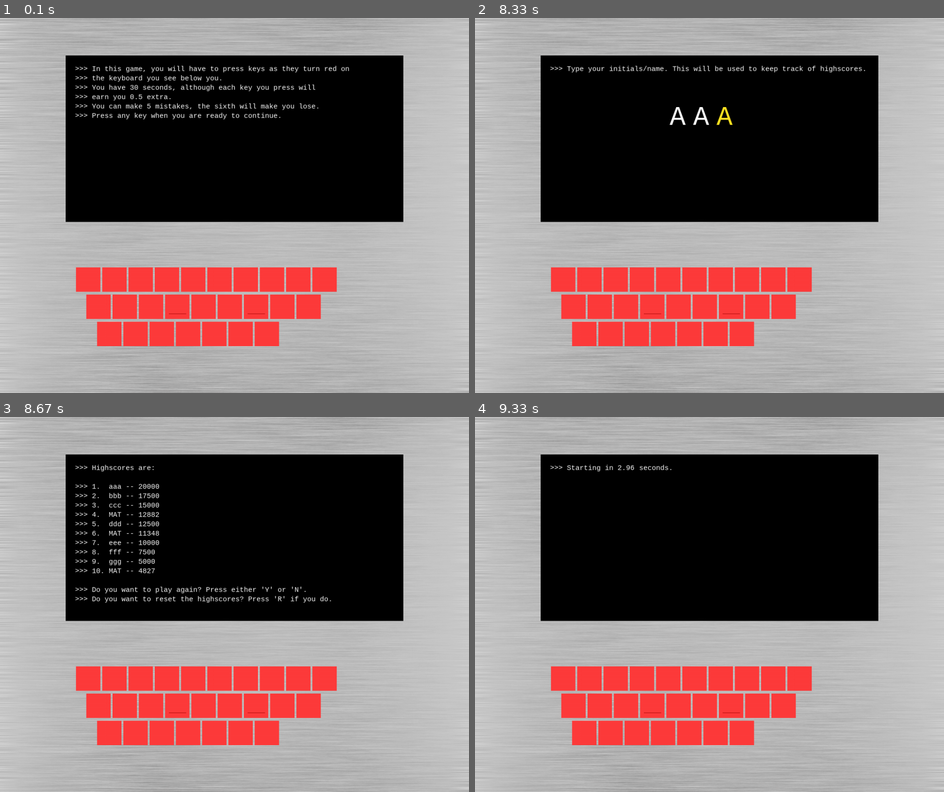
Above: before the commit, frames 1-4 (two rows, left to right).
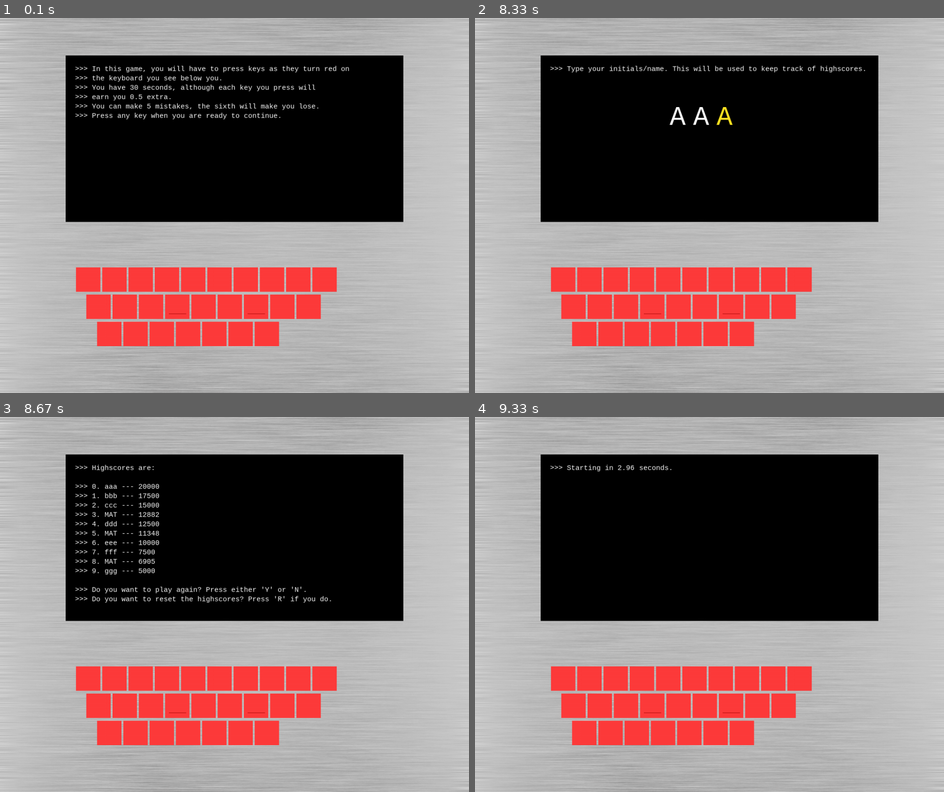
Above: after the commit, the same moments.

Repository: matthew-e-brown/Grade-11-Python-CCA
Game: pygame game, started from pygame Keypress Game.py
Two runs of this game, one before a commit and one after it. Both use one fixed random seed, a clock stepped at 60 frames per second and the inputs below.
Inputs:
- Up to frame 1 (0.1 s): no input
- Up to frame 2 (8.33 s): tap Enter at 0.33, 8.07 s; tap Space at 3.67, 7.07 s; hold D 4-4.47 s; hold W 4.5-4.8 s; tap C at 4.65, 6.05 s; hold D 4.83-5.3 s; hold A 5.33-5.87 s; hold S 5.9-6.2 s; hold Right 7.4-8.03 s
- Up to frame 3 (8.67 s): tap Enter at 8.4 s
- Up to frame 4 (9.33 s): tap C at 8.8, 9.1, 9.3 s; tap Y at 8.88 s

Frames 1-2 are identical in both runs. In frame 3, 0.3% of the frame differs, in the area x 19-33%, y 17-43%; in frame 4, nothing differs.

Commit message:
Modernizing to more Idiomatic Python

Diff:
--- a/highscores.txt
+++ b/highscores.txt
@@ -6,5 +6,5 @@
 11348:MAT
 10000:eee
 7500:fff
+6905:MAT
 5000:ggg
-4827:MAT
--- a/pygame Keypress Game.py
+++ b/pygame Keypress Game.py
@@ -51,7 +51,6 @@
 monitorFontBigBold = pygame.font.Font("C:/Windows/Fonts/consolab.ttf", 62)
 
 ##Define some Texts
-
 def timerText(x, y): ## This has a special function so I can blit two chunks of text together using x and y as arugments. It keeps things relative.
     if int((timer-elapsed)*100+0.5)/100 > 0 and strikes > mistakes:
         timerText1 = monitorFont.render(">>> You have " + str(int((timer - elapsed)*100+0.5)/100), True, WHITE)
@@ -64,82 +63,25 @@
         screen.blit(timerText,[x, y])
 
 def highscoresText(x, y): ## Running this command will blit a block of the highscores onto the screen as if it was a sprite.
-    highscores = scoresSTRING() #the scoresSTRING() function returns a list made of tuples, that look like: (ANA, 14313) #(not that she'd ever get a score that high)
-    names = scoresSTRING()
-
-    for i in range(0, (len(highscores))):
-        highscores[i] = (highscores[i])[0]
-    for i in range(0, (len(names))):
-        names[i] = (names[i])[1]
-
-    ## ^^ that block takes the two lists names and highscores (which both look the same currently)
-    ## and makes them things like (ANA, MAT, ZAC, MVM) and (132, 20000, 1220, 0) (except in order).
-
-    highscoresText    = monitorFont.render(">>> Highscores are:", True, WHITE)
-
-    if "b" not in highscores[0]:
-        highscore1Text      = monitorFont.render(">>> 1.  " + names[0] + " -- " + highscores[0], True, WHITE)
-    elif "b" in highscores[0]:
-        highscore1Text      = monitorFontBold.render(">>> 1.  " + names[0] + " -- " + highscores[0].split(":")[0], True, YELLOW)
-
-    if "b" not in highscores[1]:
-        highscore2Text      = monitorFont.render(">>> 2.  " + names[1] + " -- " + highscores[1], True, WHITE)
-    elif "b" in highscores[1]:
-        highscore2Text      = monitorFontBold.render(">>> 2.  " + names[1] + " -- " + highscores[1].split(":")[0], True, YELLOW)
-
-    if "b" not in highscores[2]:
-        highscore3Text      = monitorFont.render(">>> 3.  " + names[2] + " -- " + highscores[2], True, WHITE)
-    elif "b" in highscores[2]:
-        highscore3Text      = monitorFontBold.render(">>> 3.  " + names[2] + " -- " + highscores[2].split(":")[0], True, YELLOW)
-
-    if "b" not in highscores[3]:
-        highscore4Text      = monitorFont.render(">>> 4.  " + names[3] + " -- " + highscores[3], True, WHITE)
-    elif "b" in highscores[3]:
-        highscore4Text      = monitorFontBold.render(">>> 4.  " + names[3] + " -- " + highscores[3].split(":")[0], True, YELLOW)
-
-    if "b" not in highscores[4]:
-        highscore5Text      = monitorFont.render(">>> 5.  " + names[4] + " -- " + highscores[4], True, WHITE)
-    elif "b" in highscores[4]:
-        highscore5Text      = monitorFontBold.render(">>> 5.  " + names[4] + " -- " + highscores[4].split(":")[0], True, YELLOW)
-
-    if "b" not in highscores[5]:
-        highscore6Text      = monitorFont.render(">>> 6.  " + names[5] + " -- " + highscores[5], True, WHITE)
-    elif "b" in highscores[5]:
-        highscore6Text      = monitorFontBold.render(">>> 6.  " + names[5] + " -- " + highscores[5].split(":")[0], True, YELLOW)
-
-    if "b" not in highscores[6]:
-        highscore7Text      = monitorFont.render(">>> 7.  " + names[6] + " -- " + highscores[6], True, WHITE)
-    elif "b" in highscores[6]:
-        highscore7Text      = monitorFontBold.render(">>> 7.  " + names[6] + " -- " + highscores[6].split(":")[0], True, YELLOW)
-
-    if "b" not in highscores[7]:
-        highscore8Text      = monitorFont.render(">>> 8.  " + names[7] + " -- " + highscores[7], True, WHITE)
-    elif "b" in highscores[7]:
-        highscore8Text      = monitorFontBold.render(">>> 8.  " + names[7] + " -- " + highscores[7].split(":")[0], True, YELLOW)
-
-    if "b" not in highscores[8]:
-        highscore9Text      = monitorFont.render(">>> 9.  " + names[8] + " -- " + highscores[8], True, WHITE)
-    elif "b" in highscores[8]:
-        highscore9Text      = monitorFontBold.render(">>> 9.  " + names[8] + " -- " + highscores[8].split(":")[0], True, YELLOW)
-
-    if "b" not in highscores[9]:
-        highscore10Text      = monitorFont.render(">>> 10. " + names[9] + " -- " + highscores[9], True, WHITE)
-    elif "b" in highscores[9]:
-        highscore10Text      = monitorFontBold.render(">>> 10. " + names[9] + " -- " + highscores[9].split(":")[0], True, YELLOW)
-
+    highscores = []
+    names = [];
+    for string in scoresSTRING():
+        highscores.append(string[0])
+        names.append(string[1])
+
+    highscoresText = monitorFont.render(">>> Highscores are:", True, WHITE)
+
+    highscoresListText = []
+    for i, score in enumerate(highscores, 0):
+        c = WHITE if "b" not in score else YELLOW
+        if "b" in score:
+            score = score.split(":")[0]
+        highscoresListText.append(monitorFont.render(">>> {0}. {1} --- {2}".format(i, names[i], score), True, c))
     ## ^^ pretty self-explanatory. The one that is the newly achieved high scores is bolded, hence the ":b".
 
     screen.blit(highscoresText, [x, y])
-    screen.blit(highscore1Text, [x, y+40])
-    screen.blit(highscore2Text, [x, y+60])
-    screen.blit(highscore3Text, [x, y+80])
-    screen.blit(highscore4Text, [x, y+100])
-    screen.blit(highscore5Text, [x, y+120])
-    screen.blit(highscore6Text, [x, y+140])
-    screen.blit(highscore7Text, [x, y+160])
-    screen.blit(highscore8Text, [x, y+180])
-    screen.blit(highscore9Text, [x, y+200])
-    screen.blit(highscore10Text, [x, y+220])
+    for i, scoreText in enumerate(highscoresListText, 0):
+        screen.blit(scoreText, [x, y+40+(20*i)])
 
     ## ^^ put them all on the screen right after each other
 
@@ -184,7 +126,6 @@
 ## Define some game functions
 
 def timerGraphic(cx, cy, radius):
-
     ##This function, along with its arguments, allows for the timer circle to be drawn
     #anywhere on the screen, and have all it's pieces stay together.
 
@@ -265,33 +206,12 @@
     screen.blit(mistakesLeft, [x + (w*1/100), y - (h*2/3)])
 
 def drawKeys(color):
-
-    key_locations_top_X = [x[0] for x in key_locations_top]
-    key_locations_top_Y = [y[1] for y in key_locations_top]
-    ## ^^ separates x from y and stores them in separate lists
-    key_locations_mid_X = [x[0] for x in key_locations_mid]
-    key_locations_mid_Y = [y[1] for y in key_locations_mid]
-    ## ^^ this is the only code I found on the internet, LOL
-    key_locations_bot_X = [x[0] for x in key_locations_bot]
-    key_locations_bot_Y = [y[1] for y in key_locations_bot]
-
-    for i in range(len(key_locations_top)):
-        key_location_top_X = key_locations_top_X[i]
-        key_location_top_Y = key_locations_top_Y[i]
-
-        pygame.draw.rect(screen, color, [key_location_top_X, key_location_top_Y, 52, 52])
-
-    for i in range(len(key_locations_mid)):
-        key_location_mid_X = key_locations_mid_X[i]
-        key_location_mid_Y = key_locations_mid_Y[i]
-
-        pygame.draw.rect(screen, color, [key_location_mid_X, key_location_mid_Y, 52, 52])
-
-    for i in range(len(key_locations_bot)):
-        key_location_bot_X = key_locations_bot_X[i]
-        key_location_bot_Y = key_locations_bot_Y[i]
-
-        pygame.draw.rect(screen, color, [key_location_bot_X, key_location_bot_Y, 52, 52])
+    for location in key_locations_top:
+        pygame.draw.rect(screen, color, [location[0], location[1], 52, 52])
+    for location in key_locations_mid:
+        pygame.draw.rect(screen, color, [location[0], location[1], 52, 52])
+    for location in key_locations_bot:
+        pygame.draw.rect(screen, color, [location[0], location[1], 52, 52])
 
     if color == LIGHTGREEN:
         pygame.draw.line(screen, GREEN, (360, 630), (396, 630), 2) #F key's bump
@@ -305,6 +225,12 @@
     CORkey = random.randint(97, 122)
     return CORkey
     ## The randint is 97, 122 because the numbers 97 to 122 in ASCII represent "a" to "z".
+
+allKeys = [
+    [113, 119, 101, 114, 116, 121, 117, 105, 111, 112],
+    [97, 115, 100, 102, 103, 104, 106, 107, 108],
+    [112, 120, 99, 118, 98, 110, 109]
+]
 
 def getCORSpot(key):
     ## This determines what row, and what key on that row starting from the left, each letter
@@ -312,40 +238,10 @@
     global CORKeyRow
     global CORKeyN
 
-    if key == 113 or key == 119 or key == 101 or key == 114 or key == 116 or key == 121 or key == 117 or key == 105 or key == 111 or key == 112:
-        CORKeyRow = 0
-        if key == 113: CORKeyN = 0
-        elif key == 119: CORKeyN = 1
-        elif key == 101: CORKeyN = 2
-        elif key == 114: CORKeyN = 3
-        elif key == 116: CORKeyN = 4
-        elif key == 121: CORKeyN = 5
-        elif key == 117: CORKeyN = 6
-        elif key == 105: CORKeyN = 7
-        elif key == 111: CORKeyN = 8
-        elif key == 112: CORKeyN = 9
-
-    elif key == 97 or key == 115 or key == 100 or key == 102 or key == 103 or key == 104 or key == 106 or key == 107 or key == 108:
-        CORKeyRow = 1
-        if key == 97: CORKeyN = 0
-        elif key == 115: CORKeyN = 1
-        elif key == 100: CORKeyN = 2
-        elif key == 102: CORKeyN = 3
-        elif key == 103: CORKeyN = 4
-        elif key == 104: CORKeyN = 5
-        elif key == 106: CORKeyN = 6
-        elif key == 107: CORKeyN = 7
-        elif key == 108: CORKeyN = 8
-
-    elif key == 122 or key == 120 or key == 99 or key == 118 or key == 98 or key == 110 or key == 109:
-        CORKeyRow = 2
-        if key == 122: CORKeyN = 0
-        elif key == 120: CORKeyN = 1
-        elif key == 99: CORKeyN = 2
-        elif key == 118: CORKeyN = 3
-        elif key == 98: CORKeyN = 4
-        elif key == 110: CORKeyN = 5
-        elif key == 109: CORKeyN = 6
+    for row in allKeys:
+        if key in row:
+            CORKeyRow = allKeys.index(row)
+            CORKeyN = row.index(key)
 
 def scoresDEF(): ##<< This function grabs the scores from the highscores.txt and puts the new score in it's place
     highscores = []
@@ -392,7 +288,6 @@
             ##^^ the "new" score on the list is now (11111:b, ABC) so the program knows to bold it
         else:
             highscores[i] = ( str((highscores[i])[0]), (highscores[i])[1] )
-
     return highscores
 
 def scoresWRITE(): ##<< writes the new list to file for storage
@@ -403,8 +298,8 @@
     file = open("highscores.txt", "r+")
     file.seek(0)
     file.truncate()
-    for i in range(0, 10):
-        file.write(highscores[i])
+    for hscore in highscores:
+        file.write(hscore)
     file.close()
 
 def scoresRESET(): ##<< resets the file and score to preset defaults.
@@ -428,12 +323,12 @@
     score = 0
     name = ["A", "A", "A"]
 
-    for i in range(0, 10):
-        file.write(resetList[i])
+    for string in resetList:
+        file.write(string)
 
     file.close()
 
-## Main Game: ----------------------------------------------------------------------------------------------------------------------------------------------------------!!!
+## Main Game: -----------------------------------------------------------------------------------------------------------------!!!
 while True:
     ## initializes the key's locations --
     key_locations = []
@@ -471,7 +366,6 @@
     key_locations.append(key_locations_top)
     key_locations.append(key_locations_mid)
     key_locations.append(key_locations_bot)
-
     ## --
 
     ## Introduction: -----------------------------------------------
@@ -491,19 +385,17 @@
         pygame.draw.rect(screen, BLACK, [140, 80, 720, 355]) ##Monitor Screen
         drawKeys(LIGHTRED)
 
-        explainText1 = monitorFont.render(">>> In this game, you will have to press keys as they turn red on", True, WHITE)
-        explainText2 = monitorFont.render(">>> the keyboard you see below you.", True, WHITE)
-        explainText3 = monitorFont.render(">>> You have 30 seconds, although each key you press will", True, WHITE)
-        explainText4 = monitorFont.render(">>> earn you 0.5 extra.", True, WHITE)
-        explainText5 = monitorFont.render(">>> You can make 5 mistakes, the sixth will make you lose.", True, WHITE)
-        explainText6 = monitorFont.render(">>> Press any key when you are ready to continue.", True, WHITE)
-
-        screen.blit(explainText1, [160, 100])
-        screen.blit(explainText2, [160, 120])
-        screen.blit(explainText3, [160, 140])
-        screen.blit(explainText4, [160, 160])
-        screen.blit(explainText5, [160, 180])
-        screen.blit(explainText6, [160, 200])
+        explainText = [
+            ">>> In this game, you will have to press keys as they turn red on",
+            ">>> the keyboard you see below you.",
+            ">>> You have 30 seconds, although each key you press will",
+            ">>> earn you 0.5 extra.",
+            ">>> You can make 5 mistakes, the sixth will make you lose.",
+            ">>> Press any key when you are ready to continue."
+        ]
+
+        for i, line in enumerate(explainText, 0):
+            screen.blit(monitorFont.render(line, True, WHITE), [160, 100 + (20 * i)])
 
         pygame.display.flip()
         clock.tick(60)
Not shown, changed: .gitignore
